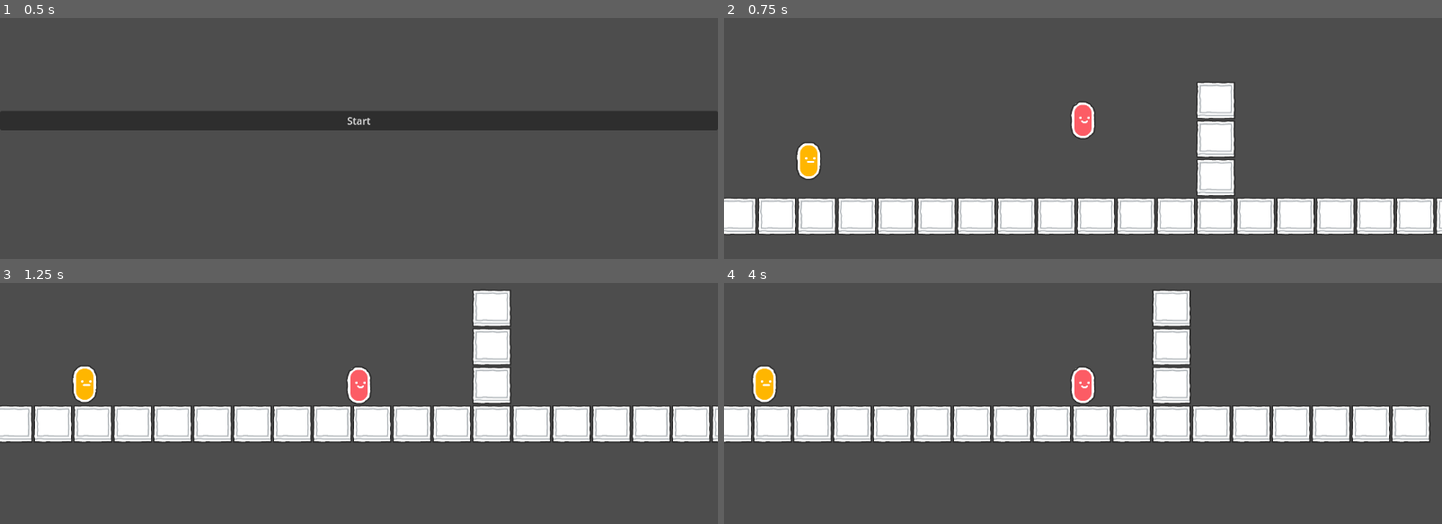
Above: before the commit, frames 1-4 (two rows, left to right).
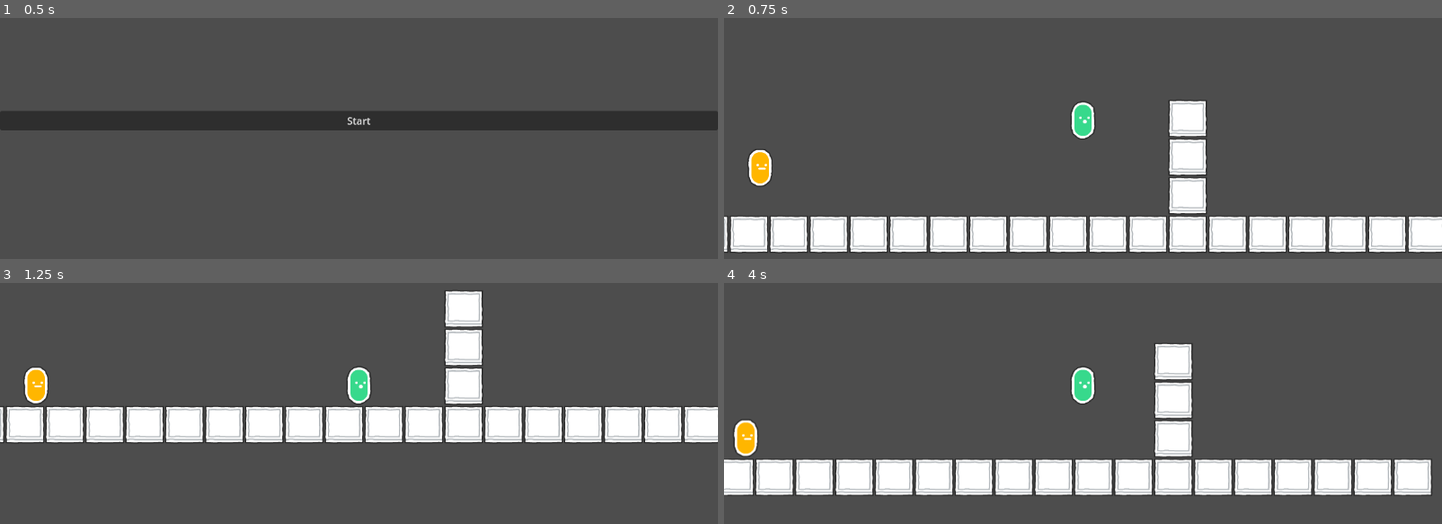
Above: after the commit, the same moments.

Repository: Alloces/DeadIsGood
Game: Godot game, scene res://MainMenu.tscn
Two runs of this game, one before a commit and one after it. Both use one fixed random seed, a clock stepped at 60 frames per second and the inputs below.
Inputs:
- Up to frame 1 (0.5 s): no input
- Up to frame 2 (0.75 s): click "Start" at 0.5 s
- Up to frame 3 (1.25 s): no input
- Up to frame 4 (4 s): tap Enter (ui_accept) at 1.25, 1.35, 1.52, 1.82, 2.1, 2.27, 2.57, 2.85, 3.6, 3.77 s; hold Right (ui_right) 1.28-2.78 s; hold Left (ui_left) 2.78-3.53 s; hold Right (ui_right) from 3.53 s (still down)

Frame 1 is identical in both runs. In frame 2, 23% of the frame differs, in the area x 0-100%, y 26-98%; in frame 3, 12%; in frame 4, 31%, in the area x 0-99%, y 2-89%.

Commit message:
remove npc and player nodes to use only dude node

Diff:
--- a/scenes/Dude/Dude.gd
+++ b/scenes/Dude/Dude.gd
@@ -1,8 +1,5 @@
-extends Node2D
+extends CharacterBody2D
 class_name Dude
-
-const SPEED = 300.0
-const JUMP_VELOCITY = -400.0
 
 enum Types {
 	Red,
@@ -11,6 +8,33 @@
 	Purple,
 }
 
+const SPEED = 300.0
+const JUMP_VELOCITY = -400.0
+
+@onready var _sprite: Sprite2D = $Sprite2D
+@onready var _camera: Camera2D = $Camera2D
+
+@export var is_player: bool = false :
+	get:
+		return is_player
+	set(val):
+		is_player = val
+		if _camera == null:
+			return
+
+		_camera.set_enabled(true)
+
+@export var type: Types = Types.Red :
+	get:
+		return type
+	set(new_type):
+		type = new_type
+		if _sprite == null:
+			return
+
+		# TODO: check if type in dict
+		_sprite.set_region_rect(TypeRects[type])
+
 var TypeRects: Dictionary = {
 	Types.Red: 		Rect2(576, 320, 64, 64),
 	Types.Green: 	Rect2(576, 448, 64, 64),
@@ -18,28 +42,42 @@
 	Types.Purple: 	Rect2(576, 384, 64, 64),
 }
 
-@export var _character: CharacterBody2D
-@onready var _sprite: Sprite2D = $Sprite2D
+var gravity = ProjectSettings.get_setting("physics/2d/default_gravity")
 
-@onready var type: Types = Types.Red :
-	get:
-		return type
-	set(new_type):
-		# TODO: check if type in dict
-		type = new_type
-		_sprite.set_region_rect(TypeRects[type])
 
 func _ready() -> void:
-	if _character == null:
-		print("Dude -> ready: character must not be null")
-		return
+	_camera.enabled = is_player
+	_sprite.set_region_rect(TypeRects[type])
+
+
+func _physics_process(delta: float) -> void:
+	if not is_on_floor():
+		velocity.y += gravity * delta
+
+	if is_player:
+		_parse_input()
+	else:
+		_parse_npc_behavior()
+
+	move_and_slide()
+
+
+func _parse_input() -> void:
+	if Input.is_action_just_pressed("ui_accept"):
+		use_ability()
+
+	move(Input.get_axis("ui_left", "ui_right"))
+
+
+func _parse_npc_behavior() -> void:
+	pass
 
 
 func move(direction: float) -> void:
 	if direction:
-		_character.velocity.x = direction * SPEED
+		velocity.x = direction * SPEED
 	else:
-		_character.velocity.x = move_toward(_character.velocity.x, 0, SPEED)
+		velocity.x = move_toward(velocity.x, 0, SPEED)
 
 
 func use_ability() -> void:
@@ -58,8 +96,8 @@
 
 
 func _green_ability() -> void:
-	if _character.is_on_floor():
-		_character.velocity.y = JUMP_VELOCITY
+	if is_on_floor():
+		velocity.y = JUMP_VELOCITY
 
 
 func _yellow_ability() -> void:
--- a/scenes/Dude/Dude.tscn
+++ b/scenes/Dude/Dude.tscn
@@ -1,12 +1,22 @@
-[gd_scene load_steps=3 format=3 uid="uid://chm67gi5crs17"]
+[gd_scene load_steps=4 format=3 uid="uid://chm67gi5crs17"]
 
 [ext_resource type="Script" path="res://scenes/Dude/Dude.gd" id="1_6nkmb"]
 [ext_resource type="Texture2D" uid="uid://db3s5iecejcda" path="res://assets/Scribble/spritesheet_default.png" id="1_vc6mv"]
 
-[node name="Dude" type="Node2D"]
+[sub_resource type="CapsuleShape2D" id="CapsuleShape2D_cywdl"]
+radius = 23.0
+height = 66.0
+
+[node name="Dude" type="CharacterBody2D"]
 script = ExtResource("1_6nkmb")
 
 [node name="Sprite2D" type="Sprite2D" parent="."]
 texture = ExtResource("1_vc6mv")
 region_enabled = true
 region_rect = Rect2(576, 256, 64, 64)
+
+[node name="CollisionShape2D" type="CollisionShape2D" parent="."]
+position = Vector2(0, -2)
+shape = SubResource("CapsuleShape2D_cywdl")
+
+[node name="Camera2D" type="Camera2D" parent="."]
--- a/scenes/Levels/Level_1.tscn
+++ b/scenes/Levels/Level_1.tscn
@@ -1,8 +1,7 @@
-[gd_scene load_steps=6 format=3 uid="uid://ni2chbecqsvi"]
+[gd_scene load_steps=5 format=3 uid="uid://ni2chbecqsvi"]
 
 [ext_resource type="Texture2D" uid="uid://db3s5iecejcda" path="res://assets/Scribble/spritesheet_default.png" id="1_4xlef"]
-[ext_resource type="PackedScene" uid="uid://ceex3gangy2cq" path="res://scenes/Player/Player.tscn" id="2_2uk15"]
-[ext_resource type="PackedScene" uid="uid://4p7phwurvws8" path="res://scenes/NPC/NPC.tscn" id="3_22bpr"]
+[ext_resource type="PackedScene" uid="uid://chm67gi5crs17" path="res://scenes/Dude/Dude.tscn" id="2_3brh7"]
 
 [sub_resource type="TileSetAtlasSource" id="TileSetAtlasSource_xuirc"]
 texture = ExtResource("1_4xlef")
@@ -389,8 +388,11 @@
 format = 2
 layer_0/tile_data = PackedInt32Array(589824, 65536, 10, 589825, 65536, 10, 589826, 65536, 10, 589827, 65536, 10, 589828 …(335 unchanged characters)…
 
-[node name="NPC" parent="." instance=ExtResource("3_22bpr")]
-position = Vector2(-301, 485)
-
-[node name="Player" parent="." instance=ExtResource("2_2uk15")]
-position = Vector2(139, 420)
+[node name="Player" parent="." instance=ExtResource("2_3brh7")]
+position = Vector2(184, 391)
+is_player = true
+type = 1
+
+[node name="Dude2" parent="." instance=ExtResource("2_3brh7")]
+position = Vector2(-334, 467)
+type = 2
--- a/scenes/NPC/NPC.gd
+++ /dev/null
@@ -1,12 +0,0 @@
-extends CharacterBody2D
-
-@export var type: Dude.Types = Dude.Types.Red
-
-var gravity = ProjectSettings.get_setting("physics/2d/default_gravity")
-
-
-func _physics_process(delta):
-	if not is_on_floor():
-		velocity.y += gravity * delta
-
-	move_and_slide()
--- a/scenes/NPC/NPC.tscn
+++ /dev/null
@@ -1,17 +0,0 @@
-[gd_scene load_steps=4 format=3 uid="uid://4p7phwurvws8"]
-
-[ext_resource type="Script" path="res://scenes/NPC/NPC.gd" id="1_8tqlw"]
-[ext_resource type="PackedScene" uid="uid://chm67gi5crs17" path="res://scenes/Dude/Dude.tscn" id="1_67xop"]
-
-[sub_resource type="CapsuleShape2D" id="CapsuleShape2D_65ng3"]
-radius = 23.0
-height = 68.0
-
-[node name="NPC" type="CharacterBody2D"]
-script = ExtResource("1_8tqlw")
-
-[node name="Dude" parent="." instance=ExtResource("1_67xop")]
-
-[node name="CollisionShape2D" type="CollisionShape2D" parent="."]
-position = Vector2(0, -2)
-shape = SubResource("CapsuleShape2D_65ng3")
--- a/scenes/Player/Player.gd
+++ /dev/null
@@ -1,26 +0,0 @@
-extends CharacterBody2D
-
-@export var type: Dude.Types = Dude.Types.Red
-
-@onready var _dude: Dude = $Dude
-
-var gravity = ProjectSettings.get_setting("physics/2d/default_gravity")
-
-
-func _ready() -> void:
-	_dude.type = type
-
-
-func _physics_process(delta):
-	if not is_on_floor():
-		velocity.y += gravity * delta
-
-	_parse_input()
-	move_and_slide()
-
-
-func _parse_input() -> void:
-	if Input.is_action_just_pressed("ui_accept"):
-		_dude.use_ability()
-
-	_dude.move(Input.get_axis("ui_left", "ui_right"))
--- a/scenes/Player/Player.tscn
+++ /dev/null
@@ -1,21 +0,0 @@
-[gd_scene load_steps=4 format=3 uid="uid://ceex3gangy2cq"]
-
-[ext_resource type="PackedScene" uid="uid://chm67gi5crs17" path="res://scenes/Dude/Dude.tscn" id="1_2jo0e"]
-[ext_resource type="Script" path="res://scenes/Player/Player.gd" id="1_x8x3t"]
-
-[sub_resource type="CapsuleShape2D" id="CapsuleShape2D_otv65"]
-radius = 20.0
-height = 62.0
-
-[node name="Player" type="CharacterBody2D"]
-script = ExtResource("1_x8x3t")
-type = null
-
-[node name="Dude" parent="." node_paths=PackedStringArray("_character") instance=ExtResource("1_2jo0e")]
-_character = NodePath("..")
-
-[node name="CollisionShape2D" type="CollisionShape2D" parent="."]
-position = Vector2(0, -1)
-shape = SubResource("CapsuleShape2D_otv65")
-
-[node name="Camera2D" type="Camera2D" parent="."]
